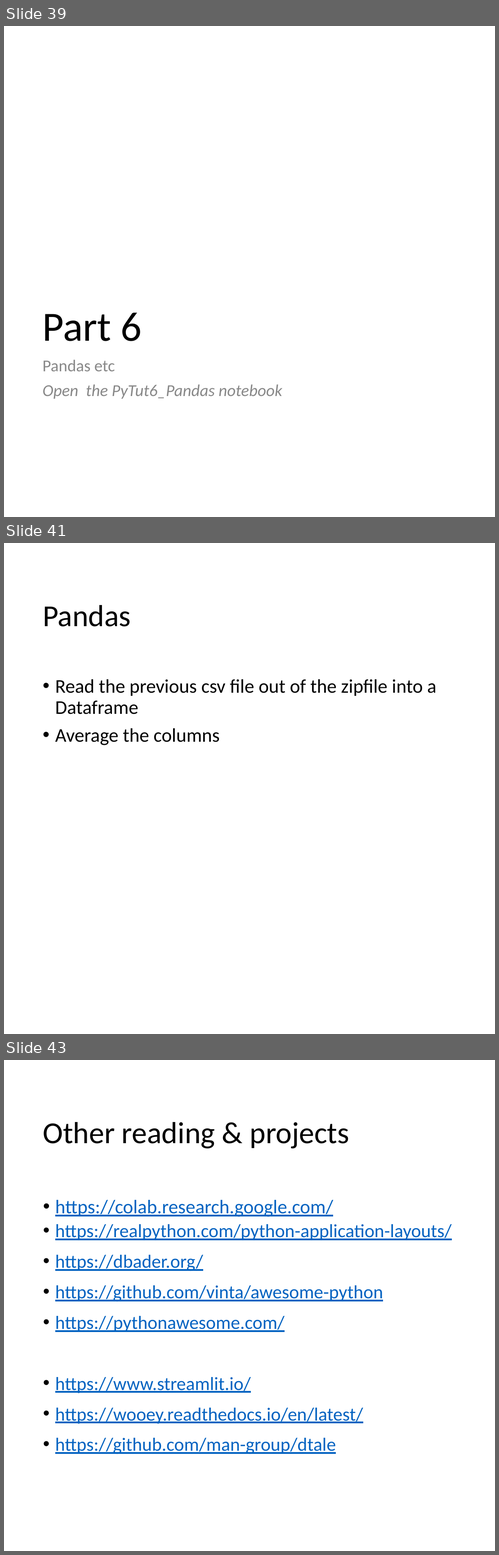
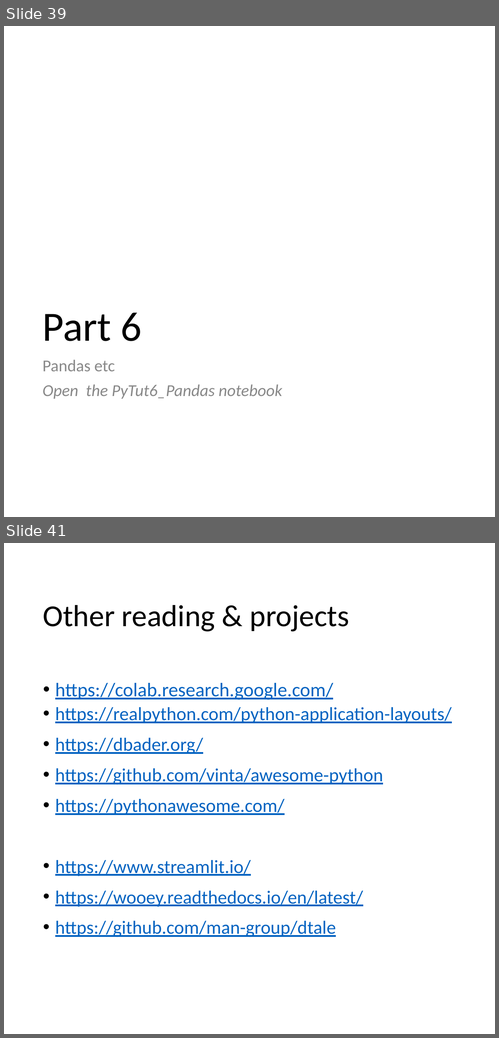
Before and after one commit to mrkbutty/PythonTutButty01, a slide deck: PyTut1_Intro.pptx. Shown one above the other, each under a label of ours: slides 39, 41 and 43 before the commit, slides 39 and 41 after it; the slides between them are not shown. The pictures are 499x1555 and 499x1038 pixels, drawn with LibreOffice and Linux fonts; fonts in the diff are those of the drawing. Boxes give left, top, right and bottom in pixels: in the first picture for what was removed or moved away, otherwise in the second. Text is boxed around its words. In the diff, an @@ line names an element or a change of style, - is before the commit and + after.

```diff
--- a/PyTut1_Intro.pptx
+++ b/PyTut1_Intro.pptx
@@ slide 41 removed at <box>4,543,495,1034</box>, background #FFFFFF @@
@@ title removed at <box>43,605,131,627</box> @@
-Pandas
@@ text removed at <box>55,679,437,745</box> @@
-• Read the previous csv file out of the zipfile into a Dataframe
-• Average the columns
@@ what was slide 43 is now slide 41 @@
```
Also in this commit, not shown: 4 slides changed, 1 slide added, 2 other slides removed, 4 other files.
